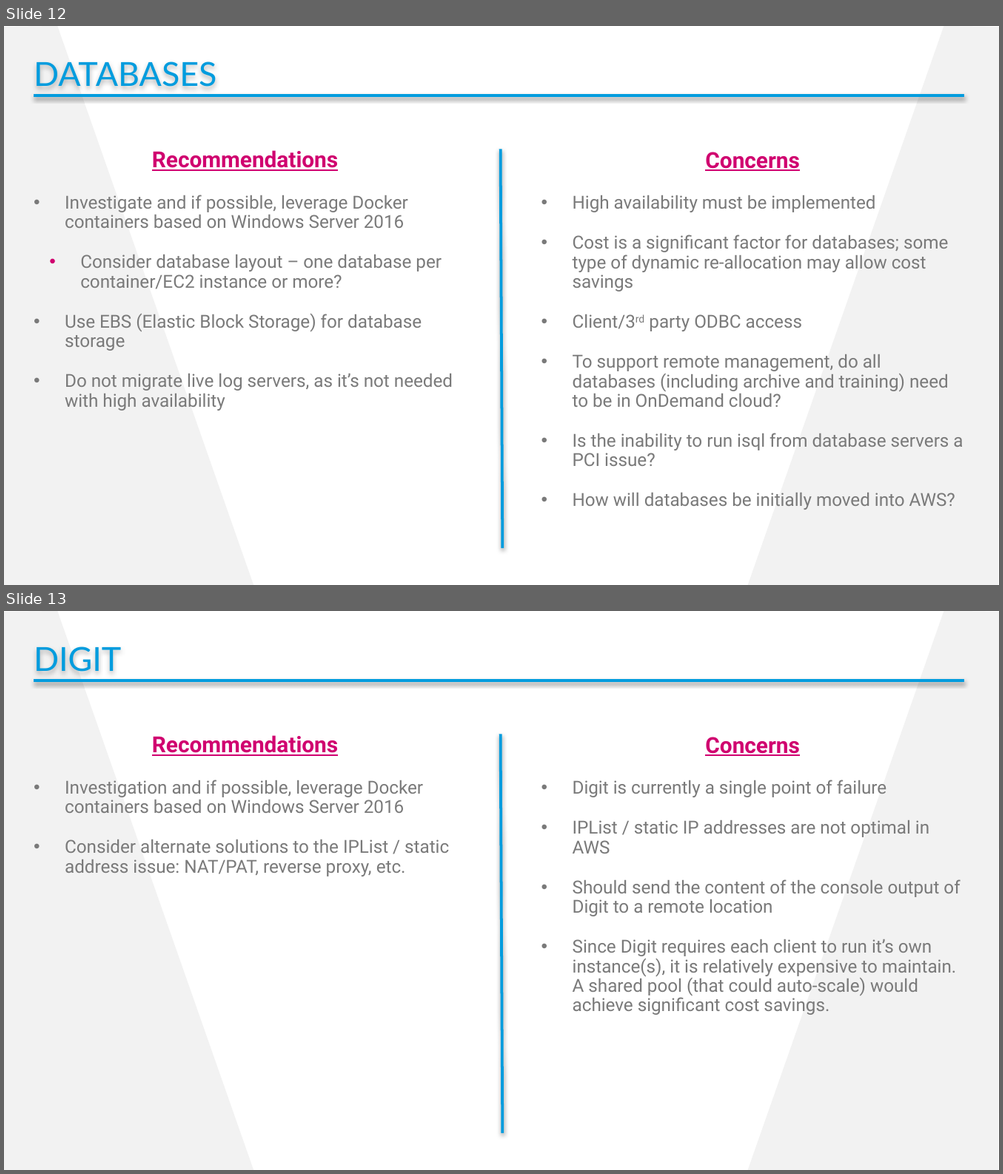
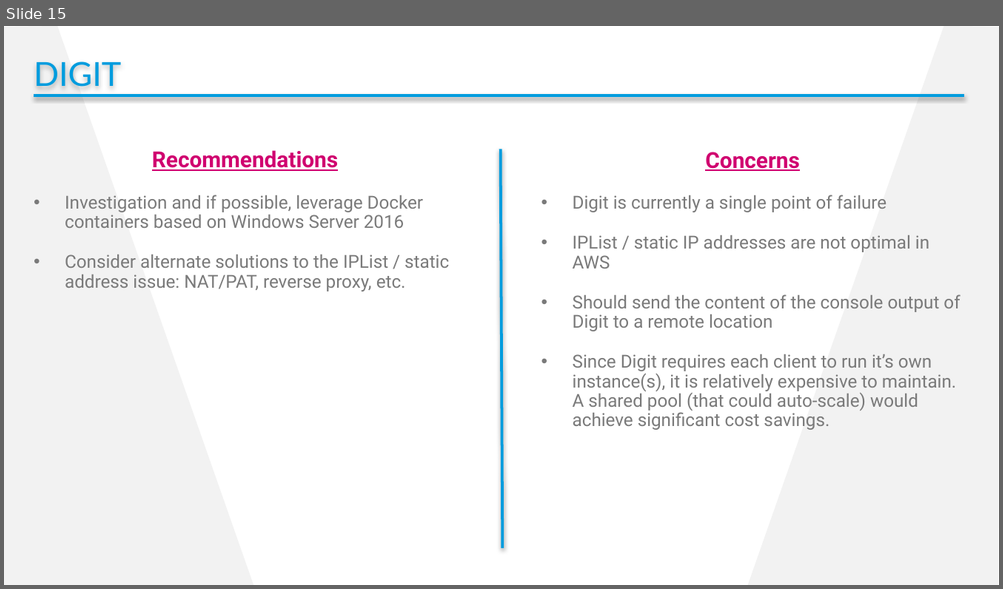
Before and after one commit to cdhunt/pssummit2017-mocking, a slide deck: Summit2017_Mocking.pptx. Shown one above the other, each under a label of ours: slides 12 and 13 before the commit, slide 15 after it. The pictures are 1003x1174 and 1003x589 pixels, drawn with LibreOffice and Linux fonts; fonts in the diff are those of the drawing; background and template pictures are left out. Boxes give left, top, right and bottom in pixels: in the first picture for what was removed or moved away, otherwise in the second. Text is boxed around its words. In the diff, an @@ line names an element or a change of style, - is before the commit and + after.

```diff
--- a/Summit2017_Mocking.pptx
+++ b/Summit2017_Mocking.pptx
@@ slide 12 removed at (4,26,999,585), background #FFFFFF; not listed: 2 template elements that a slide beside it also shows @@
@@ text removed at (34,62,216,87) @@
-DATABASES
@@ line removed from (34, 96) to (964, 96) @@
@@ text removed at (65,150,452,411) @@
-Recommendations
-• Investigate and if possible, leverage Docker containers based on Windows Server 2016
-  • Consider database layout – one database per container/EC2 instance or more?
-• Use EBS (Elastic Block Storage) for database storage
-• Do not migrate live log servers, as it’s not needed with high availability
@@ line removed from (501, 150) to (502, 549) @@
@@ text removed at (572,152,962,510) @@
-Concerns
-• High availability must be implemented
-• Cost is a significant factor for databases; some type of dynamic re-allocation may allow cost savings
-• Client/3rd party ODBC access
-• To support remote management, do all databases (including archive and training) need to be in OnDemand cloud?
-• Is the inability to run isql from database servers a PCI issue?
-• How will databases be initially moved into AWS?
@@ what was slide 13 is now slide 15 @@
```
Also in this commit, not shown: 3 slides added, 3 other files.
